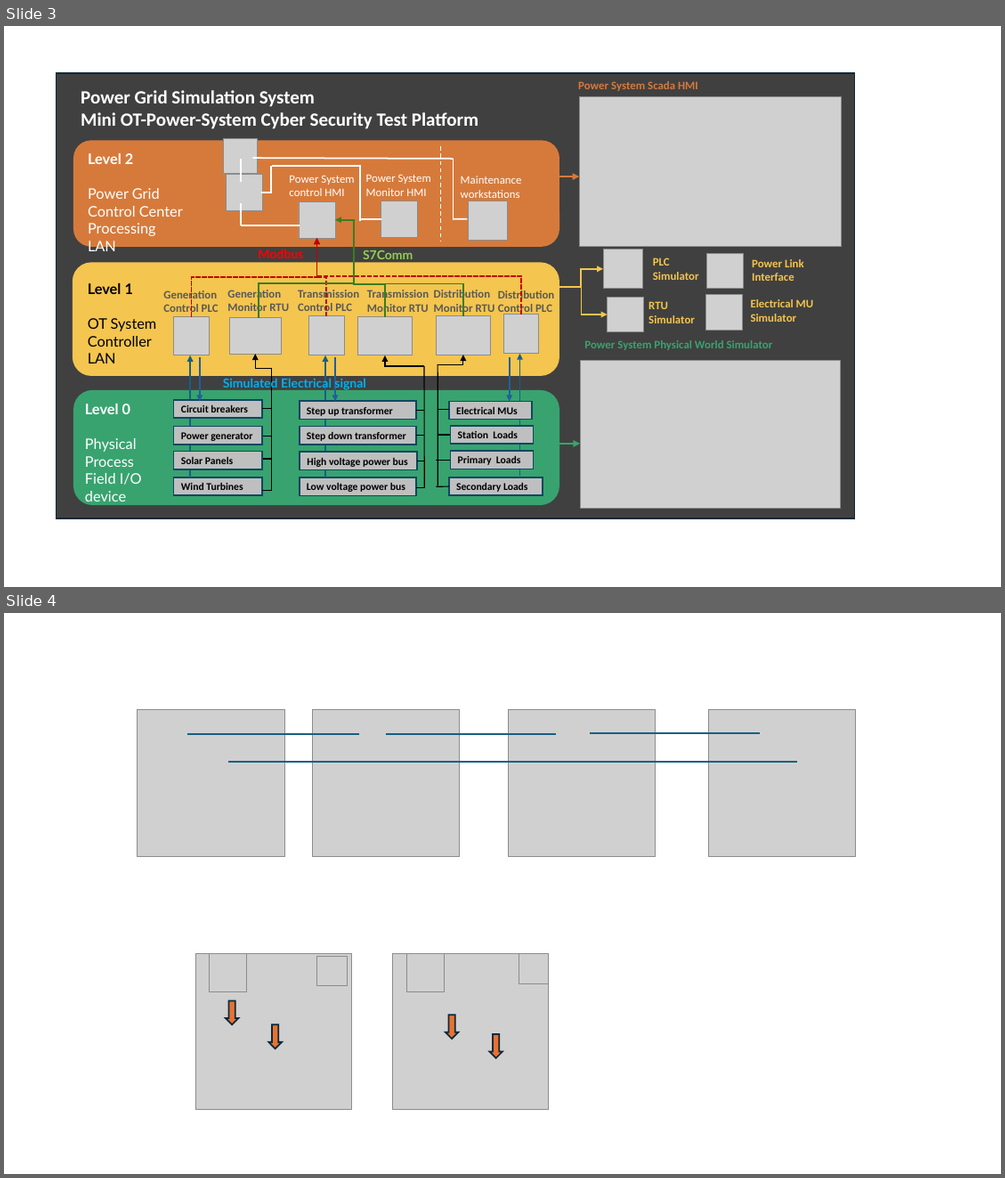
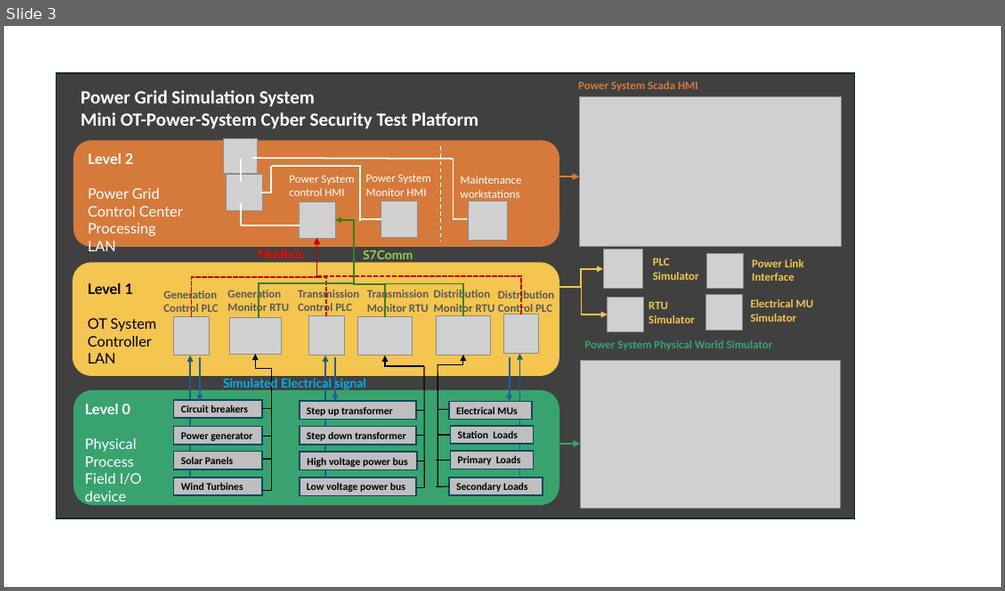
Before and after one commit to LiuYuancheng/Power_Grid_Simulation_System, a slide deck: designDoc/designDoc.pptx. Shown one above the other, each under a label of ours: slides 3 and 4 before the commit, slide 3 after it. The pictures are 1005x1178 and 1005x591 pixels, drawn with LibreOffice and Linux fonts; fonts in the diff are those of the drawing; grey boxes stand for pictures. Boxes give left, top, right and bottom in pixels: in the first picture for what was removed or moved away, otherwise in the second. Text is boxed around its words. In the diff, an @@ line names an element or a change of style, - is before the commit and + after.

```diff
--- a/designDoc/designDoc.pptx
+++ b/designDoc/designDoc.pptx
@@ slide 4 removed at [4, 613, 1001, 1174], background #FFFFFF @@
@@ picture removed at [138, 709, 284, 857] @@
@@ picture removed at [313, 709, 461, 857] @@
@@ picture removed at [509, 709, 656, 857] @@
@@ picture removed at [709, 709, 857, 857] @@
@@ line removed from (187, 734) to (359, 734) @@
@@ line removed from (386, 734) to (556, 734) @@
@@ line removed from (591, 732) to (760, 732) @@
@@ line removed from (228, 762) to (403, 762) @@
@@ line removed from (403, 762) to (599, 762) @@
@@ line removed from (599, 762) to (797, 762) @@
@@ picture removed at [195, 954, 351, 1110] @@
@@ picture removed at [210, 954, 247, 991] @@
@@ picture removed at [317, 957, 348, 986] @@
@@ picture removed at [393, 954, 549, 1110] @@
@@ picture removed at [406, 954, 444, 991] @@
@@ picture removed at [518, 954, 549, 984] @@
@@ down arrow removed at [226, 1000, 238, 1024] @@
@@ down arrow removed at [268, 1024, 282, 1048] @@
@@ down arrow removed at [445, 1014, 458, 1038] @@
@@ down arrow removed at [489, 1034, 502, 1058] @@
```
Also in this commit, not shown: 1 slide changed, 2 slides added, 4 other files.
